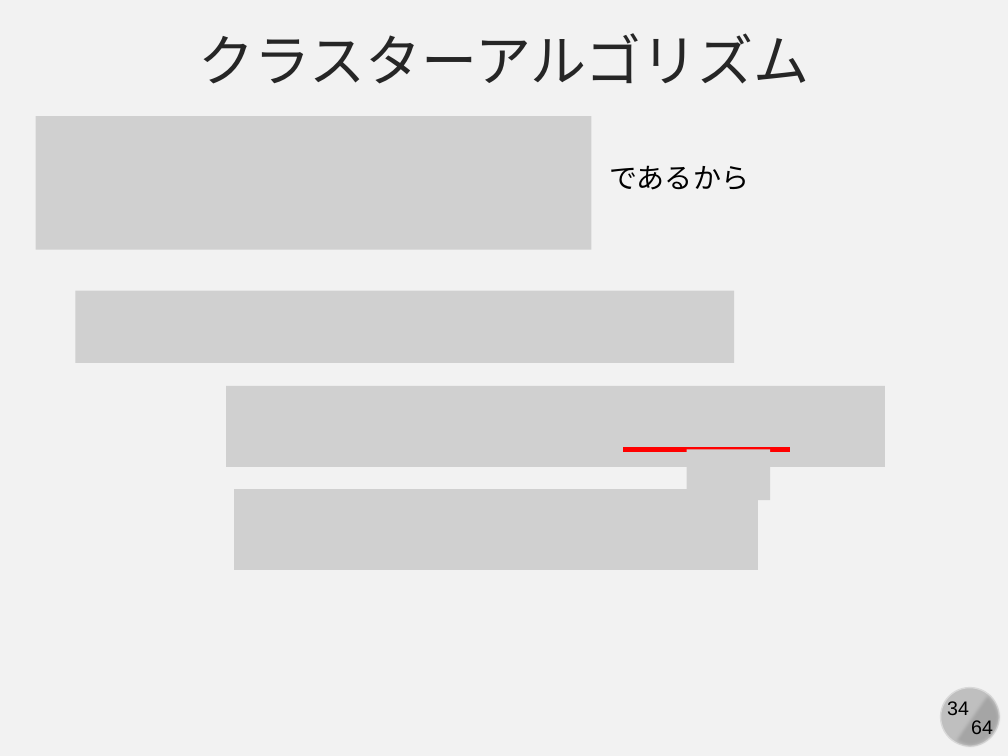
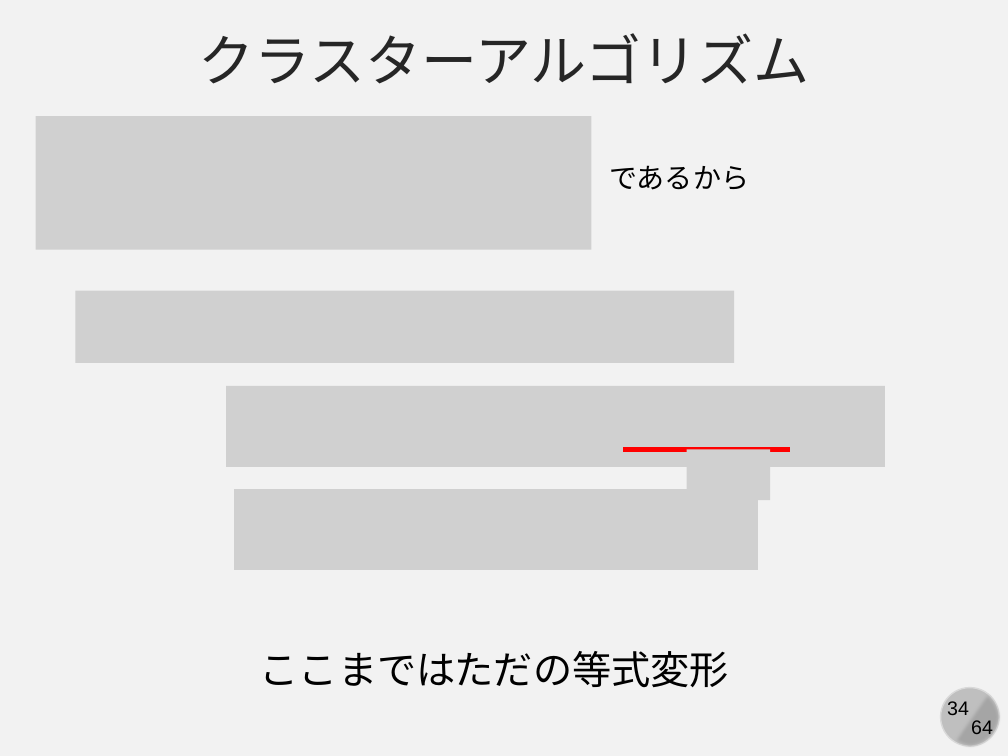
Before and after one commit to kaityo256/simulation_engineering, a slide deck: slide 34 of 04_mc_advanced/simulation04.pptx. Drawn at 1008x756 pixels with LibreOffice and Linux fonts; fonts in the diff are those of the drawing; grey boxes stand for pictures. Boxes give left, top, right and bottom in pixels: in the first picture for what was removed or moved away, otherwise in the second. Text is boxed around its words. In the diff, an @@ line names an element or a change of style, - is before the commit and + after.

Commit message:
updates

```diff
--- a/04_mc_advanced/simulation04.pptx
+++ b/04_mc_advanced/simulation04.pptx
@@ text added at bbox=[260, 651, 729, 687], 28 pt, text #000000 @@
+ここまではただの等式変形
```
Also in this commit, not shown: 6 slides added.
